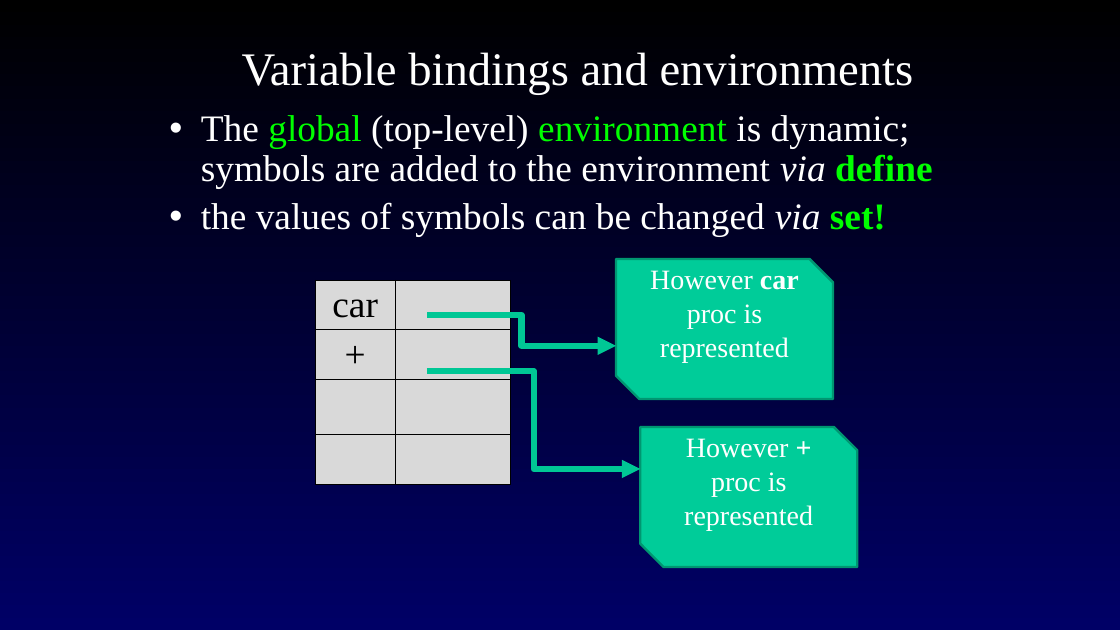
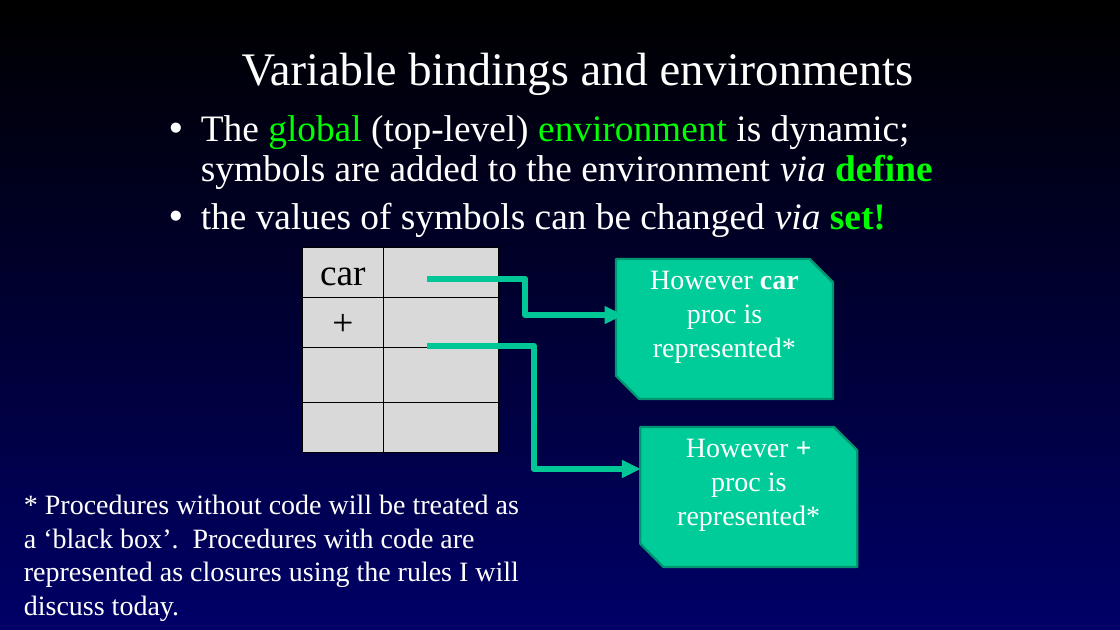
Before and after one commit to RHIT-CSSE/csse304, a slide deck: slide 5 of ClassMaterials/EnvironmentsAndClosures/17-Environments-and-closures.pptx. Drawn at 1120x630 pixels with LibreOffice and Linux fonts; fonts in the diff are those of the drawing; background and template pictures are left out. Boxes give left, top, right and bottom in pixels: in the first picture for what was removed or moved away, otherwise in the second. Text is boxed around its words. In the diff, an @@ line names an element or a change of style, - is before the commit and + after.

Commit message:
closures lecture

```diff
--- a/ClassMaterials/EnvironmentsAndClosures/17-Environments-and-closures.pptx
+++ b/ClassMaterials/EnvironmentsAndClosures/17-Environments-and-closures.pptx
@@ table: place and size @@
-table at bbox=[315, 280, 512, 494]
+table at bbox=[302, 248, 499, 462]
@@ elbow arrow moved from (427, 315) - (616, 346) to (427, 279) - (623, 315) @@
@@ text in snip diag rect at bbox=[650, 270, 799, 362]: text changed @@
-However car proc is represented
+However car proc is represented*
@@ elbow arrow moved from (427, 371) - (640, 469) to (427, 346) - (640, 469) @@
@@ text in snip diag rect at bbox=[677, 438, 820, 530]: text changed @@
-However + proc is represented
+However + proc is represented*
@@ text added at bbox=[24, 494, 519, 620], 24 pt, text #FFFFFF @@
+* Procedures without code will be treated as a ‘black box’. Procedures with code are represented as closures using the rules I will discuss today.
```
Also in this commit, not shown: 1 other slide changed, 7 other files.
